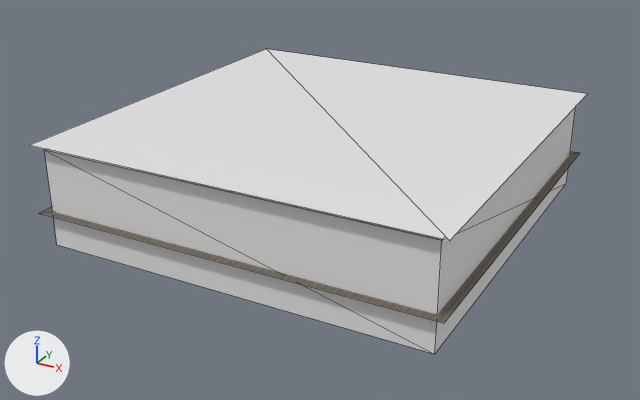
The glTF model assets/models/level_two.glb: old version first, new version second.
One viewpoint serves both versions: a camera (50 mm lens) standing at (58.3, -109.5, 51.1) and looking at (0.3, -4.1, -1.6). Every picture has the same lights, and +X, +Y and +Z are marked at lower left. Mesh edges are drawn as thin lines. Where no turn or scale is listed for an object, it has been applied to the vertices. Vertices at the same position are counted once.

The first picture shows 'Ceiling', 'Floor', 'OuterWalls'.
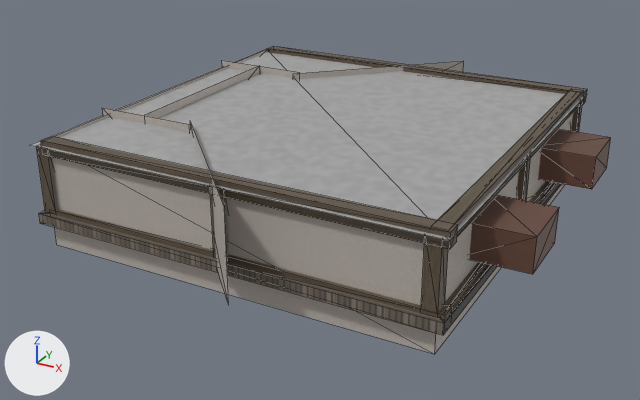
What differs and where, as boxes (x1, y1, x2, y2) in the pictures (640 x 400 px):
'Ceiling', recoloured (white to grey)
    both: (30, 49, 587, 241)
'OuterWalls', recoloured
    both: (44, 49, 576, 354)
'Floor', reshaped
    before: (40, 151, 580, 323)
    after: (39, 182, 561, 335)
'Window', added (brown)
    after: (469, 129, 611, 274)
'Column.014', added (brown)
    after: (41, 136, 458, 249)
'Column.007', added
    after: (437, 91, 582, 237)
'Column.015', added (brown)
    after: (50, 209, 452, 320)
'Column.012', added (brown)
    after: (268, 46, 587, 105)
'Column.004', added
    after: (421, 243, 448, 313)
'OuterWalls.004', added
    after: (190, 121, 229, 304)
'OuterWalls.001', added
    after: (103, 60, 300, 132)
'OuterWalls.003', added
    after: (293, 61, 464, 80)
'OuterWalls.002', added
    after: (145, 65, 260, 118)
'Column.003', added (brown)
    after: (37, 147, 58, 213)
'Column.011', added
    after: (445, 181, 553, 307)
'Column', added
    after: (516, 155, 531, 201)
'Column.005', added
    after: (210, 194, 229, 256)
'Column.001', added
    after: (571, 101, 582, 132)
part 1 of me_floor_static, added
    after: (39, 182, 561, 335)

The change, as a list of edits to the scene's bpy script:
```text
Change me_floor_static:
    remove me_floor_static.from_pydata(...)  # 4 vertices, 2 faces; spans x -30.0..30.0, y -30.0..30.0, z 0.0
    add me_floor_static.from_pydata(...)  # 73 vertices, 81 faces; spans x -30.0..30.0, y -30.0..30.0, z -1.5..0.0
    me_floor_static part 1: 69 vertices added at x -30.0..30.0, y -30.0..30.0, z -1.5..0.0
Change me_ceiling_static_invisible:
    where me_ceiling_static_invisible.from_pydata(...)  # 4 vertices, 2 faces; spans x -30.0..30.0, y -30.0..30.0, z 10.0
    add me_ceiling_static_invisible.materials.append(mat_material_016)  # picture img_ceiling
Change me_outerwalls_static:
    where me_outerwalls_static.from_pydata(...)  # 8 vertices, 8 faces; spans x -28.7..28.7, y -28.7..28.7, z -6.2..8.2
    add me_outerwalls_static.materials.append(mat_material_012)  # picture img_walls_01
Add ob_column_015:
    ob_column_015 = bpy.data.objects.new('Column.015', me_cube_005)  # a box spanning x -58.3..0.0, y -1.0..1.0, z -1.0..1.0; in mat_material_014 (picture img_column)
    ob_column_015.location = (29.9, -28.3, -0.4)
Add ob_column_014:
    ob_column_014 = bpy.data.objects.new('Column.014', me_cube_005.copy())
    ob_column_014.location = (29.9, -28.3, 9.7)
Add ob_column_012:
    ob_column_012 = bpy.data.objects.new('Column.012', me_cube_005.copy())
    ob_column_012.location = (29.9, 29.1, 9.7)
Add ob_column_011:
    ob_column_011 = bpy.data.objects.new('Column.011', me_cube_001)  # a box spanning x -1.0..1.0, y -58.3..0.0, z -1.0..1.0; in mat_material_014 (picture img_column)
    ob_column_011.location = (28.5, 29.3, -0.5)
Add ob_column_007:
    ob_column_007 = bpy.data.objects.new('Column.007', me_cube_001.copy())
    ob_column_007.location = (28.5, 29.3, 9.7)
Add ob_column_005:
    ob_column_005 = bpy.data.objects.new('Column.005', me_cube_static_005)  # a box spanning x -1.0..1.0, y -1.0..1.0, z 0.0..9.78; in mat_material_014 (picture img_column)
    ob_column_005.location = (0.0, -28.2, 0.0)
Add ob_column_004:
    ob_column_004 = bpy.data.objects.new('Column.004', me_cube_static_005.copy())
    ob_column_004.location = (27.9, -28.2, 0.0)
Add ob_column_003:
    ob_column_003 = bpy.data.objects.new('Column.003', me_cube_static_005.copy())
    ob_column_003.location = (-28.5, -28.2, 0.0)
Add ob_column_001:
    ob_column_001 = bpy.data.objects.new('Column.001', me_cube_static_005.copy())
    ob_column_001.location = (28.5, 28.3, 0.0)
Add ob_column:
    ob_column = bpy.data.objects.new('Column', me_cube_static_005.copy())
    ob_column.location = (28.5, 0.0, 0.0)
Add ob_window:
    ob_window = bpy.data.objects.new('Window', me_cube_006)  # 24 vertices, 40 faces; spans x 26.7..35.8, y -18.9..18.9, z 2.4..7.2; in mat_material_006 (picture img_window)
    ob_window.location = (0.6, 0.0, 0.0)
Add ob_outerwalls_004:
    ob_outerwalls_004 = bpy.data.objects.new('OuterWalls.004', me_outerwalls_static_noshadowcast_004)  # 4 vertices, 2 faces; spans x -15.1..6.0, y -36.4..-14.0, z -1.2..11.2; in mat_material_012 (picture img_walls_01)
    ob_outerwalls_004.location = (0.0, 0.0, 0.0)
Add ob_outerwalls_003:
    ob_outerwalls_003 = bpy.data.objects.new('OuterWalls.003', me_outerwalls_static_noshadowcast_003)  # 4 vertices, 2 faces; spans x -15.0..7.0, y 14.5..36.0, z -1.2..11.0; in mat_material_012 (picture img_walls_01)
    ob_outerwalls_003.location = (0.0, 0.0, 0.0)
Add ob_outerwalls_002:
    ob_outerwalls_002 = bpy.data.objects.new('OuterWalls.002', me_outerwalls_static_noshadowcast_002)  # 4 vertices, 2 faces; spans x -22.1, y -15.4..15.4, z -2.3..11.3; in mat_material_012 (picture img_walls_01)
    ob_outerwalls_002.location = (0.0, 0.0, 0.0)
Add ob_outerwalls_001:
    ob_outerwalls_001 = bpy.data.objects.new('OuterWalls.001', me_outerwalls_static_noshadowcast_001)  # 8 vertices, 4 faces; spans x -29.9..-14.2, y -15.4..15.4, z -2.3..11.2; in mat_material_012 (picture img_walls_01)
    ob_outerwalls_001.location = (0.0, 0.0, 0.0)
```
